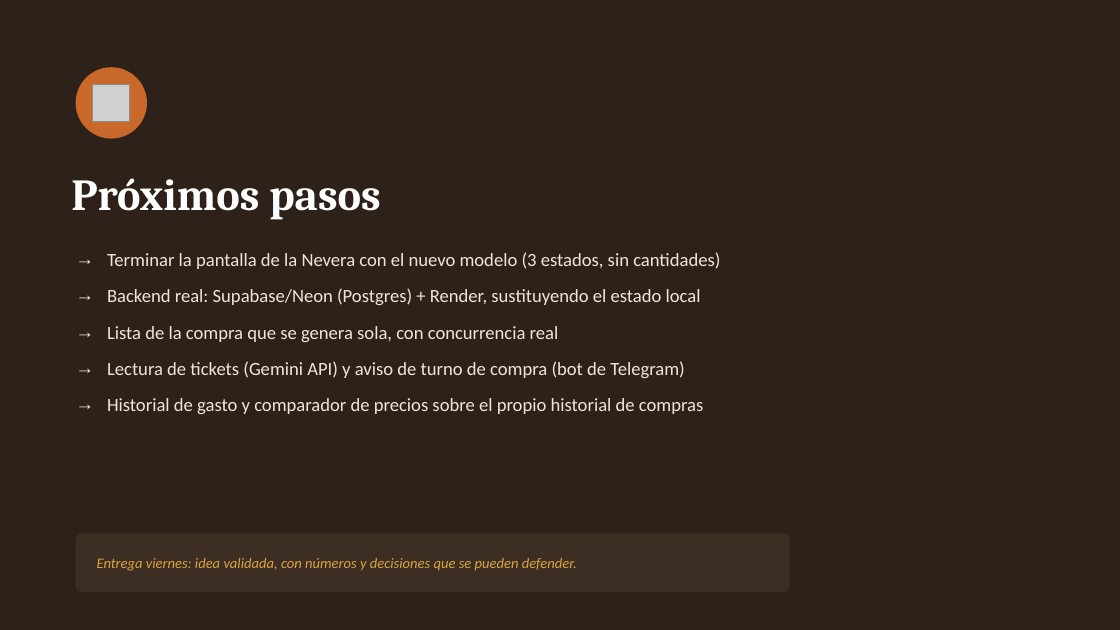
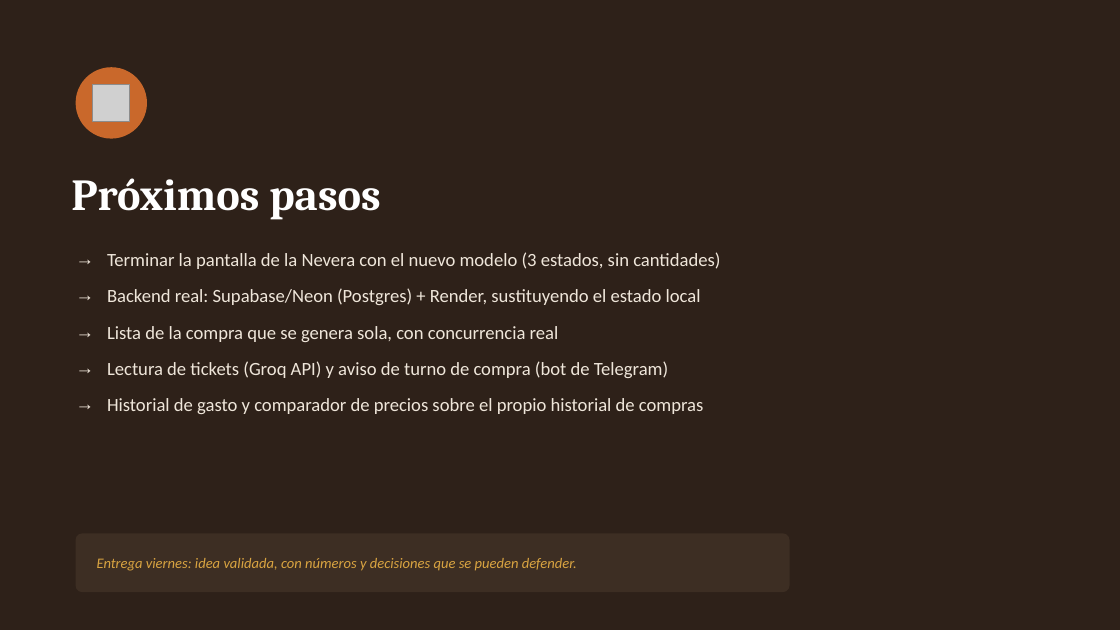
Before and after one commit to lagoanadia/Larder, a slide deck: slide 12 of docs/larder-presentacion.pptx. Drawn at 1120x630 pixels with LibreOffice and Linux fonts; fonts in the diff are those of the drawing; grey boxes stand for pictures. Boxes give left, top, right and bottom in pixels: in the first picture for what was removed or moved away, otherwise in the second. Text is boxed around its words. In the diff, an @@ line names an element or a change of style, - is before the commit and + after.

```diff
--- a/docs/larder-presentacion.pptx
+++ b/docs/larder-presentacion.pptx
@@ text at <box>107,361,668,378</box>: text changed @@
-→ Lectura de tickets (Gemini API) y aviso de turno de compra (bot de Telegram)
+→ Lectura de tickets (Groq API) y aviso de turno de compra (bot de Telegram)
```
Also in this commit, not shown: 4 other slides changed, 1 other file.
